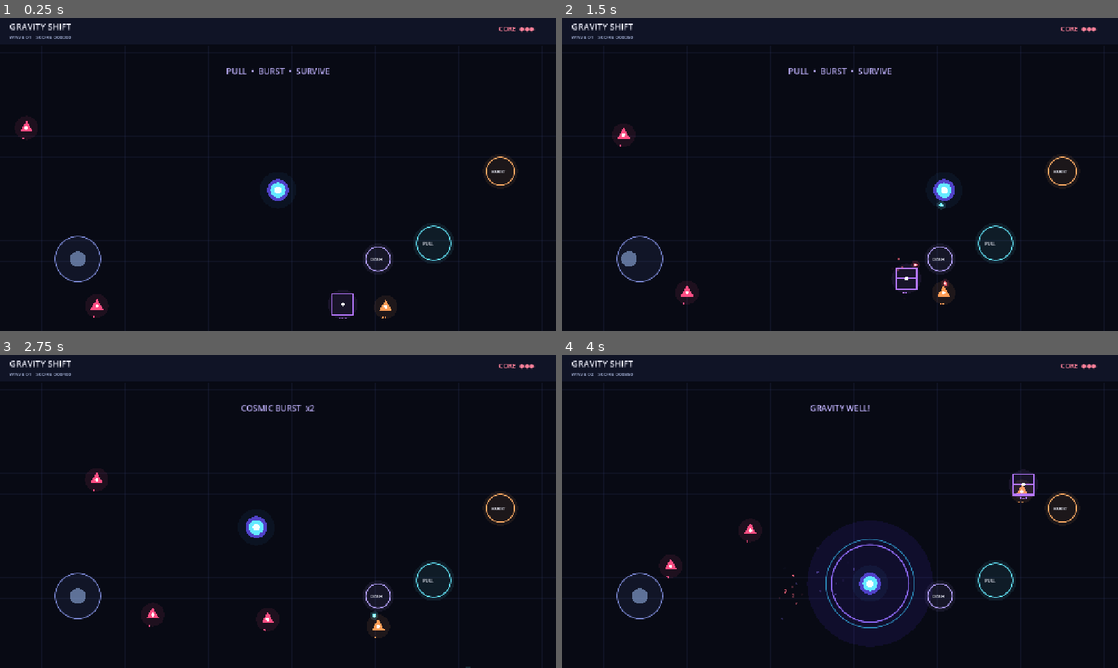
Above: before the commit, frames 1-4 (two rows, left to right).
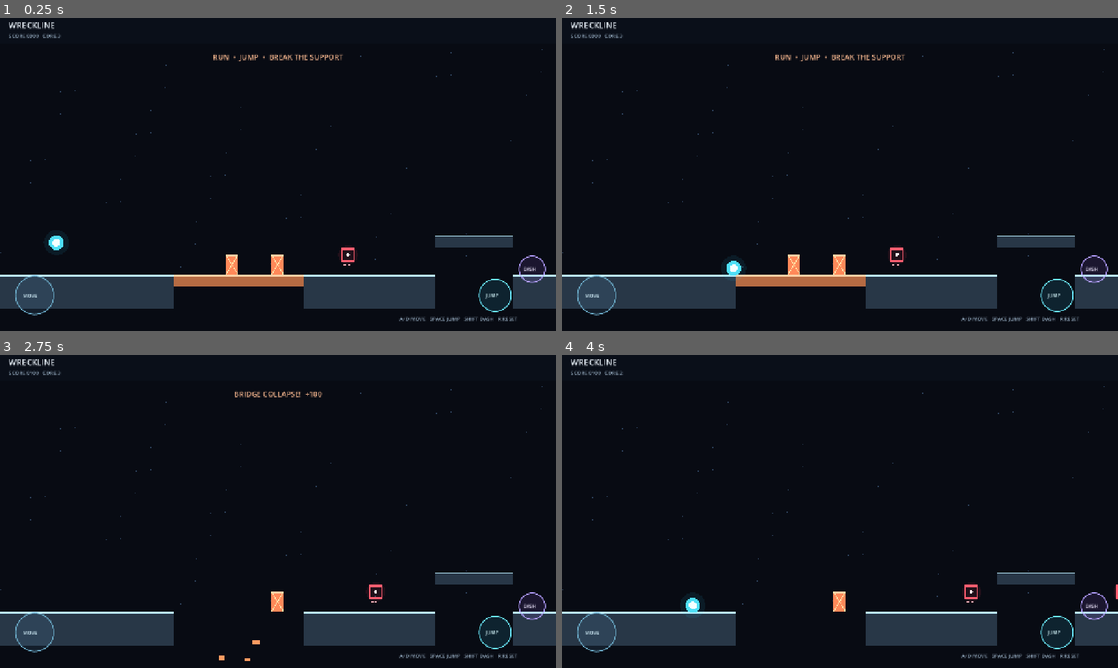
Above: after the commit, the same moments.

Repository: rifatsidik/textborn
Game: Godot game, scene res://prototypes/wreckline.tscn
Two runs of this game, one before a commit and one after it. Both use one fixed random seed, a clock stepped at 60 frames per second and the inputs below. Before the commit the project starts from res://scenes/main.tscn.
Inputs (mouse positions are in pixels of both pictures, inside the frame that each line leads up to):
- Up to frame 1 (0.25 s): no input
- Up to frame 2 (1.5 s): tap Enter (ui_accept) at 0.5, 0.77 s; move the mouse to (962, 158) at 0.52 s; hold Right (ui_right) 0.53-1.25 s; hold Space 0.53-1.25 s; click (962, 158) at 0.67 s; drag from (728, 190) to (812, 237) at 1.27 s
- Up to frame 3 (2.75 s): move the mouse to (333, 442) at 2.02 s; hold Left (ui_left) from 2.03 s (still down); hold E from 2.03 s (still down)
- Up to frame 4 (4 s): release Left (ui_left) at 2.75 s; release E at 2.75 s; drag from (812, 574) to (673, 464) at 2.77 s; move the mouse to (1006, 558) at 3.52 s; hold Right (ui_right) from 3.53 s (still down); hold Q from 3.53 s (still down); tap Enter (ui_accept) at 3.77 s

The runs differ from the first frame. In frame 1, 12% of the frame differs, in the area x 0-100%, y 1-98%; in frame 2, 12%; in frame 3, 10%; in frame 4, 16%.

Commit message:
Activate WRECKLINE prototype as main scene

Diff:
--- a/project.godot
+++ b/project.godot
@@ -10,8 +10,8 @@
 
 [application]
 
-config/name="GRAVITY SHIFT"
-run/main_scene="res://scenes/main.tscn"
+config/name="WRECKLINE"
+run/main_scene="res://prototypes/wreckline.tscn"
 config/features=PackedStringArray("4.7")
 
 [display]
